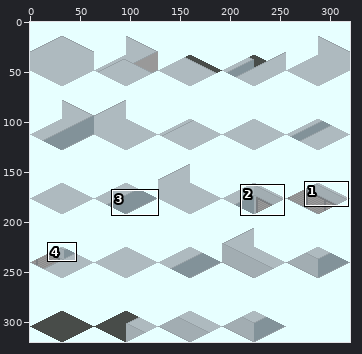
One commit to this sprite sheet: RE_Amemiya_TSF/RE_Amemiya_TSF_Source.png. Above: a wide view before the commit, with the close-up outlined.
Close-up. Old version:
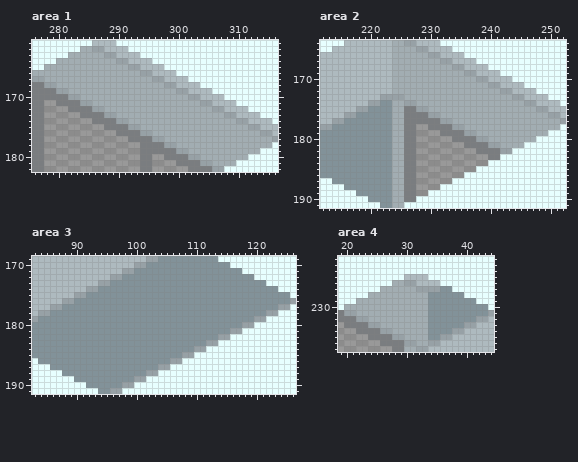
The file is 320x320 pixels. Shown: area 1: x 276..316, y 161..182; area 2: x 212..252, y 164..191; area 3: x 83..126, y 169..191; area 4: x 19..44, y 222..237. The commit also changed other parts of the picture, which this record leaves out.
The result:
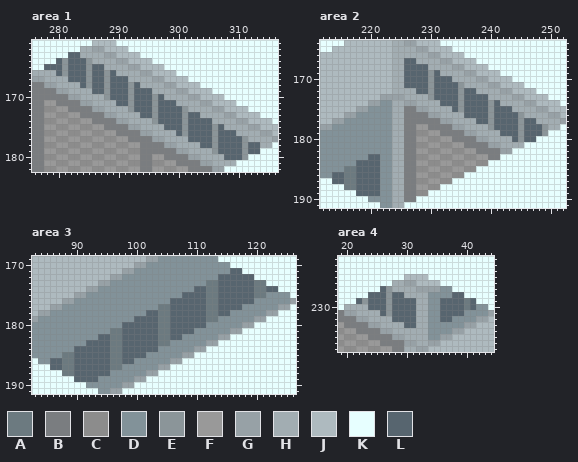
Palette (. is transparent): A #6c7a80  B #7a7d80  C #8c8c8c  D #829299  E #8b9599  F #999999  G #97a1a6  H #a2adb2  J #aebabf  K #e7ffff  L #57656f
Edits made:
Changed rows in their new state; - is an unchanged pixel.
Area 1:
first column x 278:
163 ----LL------------------------------
164 --LELLLE----------------------------
165 LLLELLLELL--------------------------
166 --LELLLELLEL------------------------
167 ----LLLELLELLL----------------------
168 ------LELLELLLEL--------------------
169 --------LLELLLELLL------------------
170 ----------ELLLELLLEL----------------
171 ------------LLELLLELLL--------------
172 --------------ELLLELLLLE------------
173 ----------------LLELLLLELL----------
174 ------------------ELLLLELLLL--------
175 --------------------LLLELLLLEL------
176 ----------------------LELLLLELLL----
177 ------------------------LLLLELLLLE--
178 --------------------------LLELLLLELL
179 ----------------------------ELLLLELL
180 ------------------------------LLLE--
Area 2:
first column x 214:
167 ------------LL----------------------
168 ------------LLLL--------------------
169 ------------LLLLEL------------------
170 ------------LLLLELLL----------------
171 ------------LLLLELLLLE--------------
172 --------------LLELLLLELL------------
173 ----------------ELLLLELLLL----------
174 ------------------LLLELLLLEL--------
175 --------------------LELLLLELLL------
176 ----------------------LLLLELLLLE----
177 ------------------------LLELLLLELL--
178 --------------------------ELLLLELLLE
179 ----------------------------LLLELLLE
180 ------------------------------LELL--
183 ------LL----------------------------
184 ----LLLL----------------------------
185 --AALLLL----------------------------
186 LLAALLLL----------------------------
187 LLAALLLL----------------------------
188 --AALLLL----------------------------
189 ----LLLL----------------------------
Area 3:
first column x 86:
171 ------------------------------LL------
172 ----------------------------LLLLLL----
173 --------------------------AALLLLLLAA--
174 ------------------------LLAALLLLLLAALL
175 ----------------------LLLLAALLLLLLAA--
176 --------------------LLLLLLAALLLLLL----
177 ------------------AALLLLLLAALLLL------
178 ----------------LLAALLLLLLAALL--------
179 --------------LLLLAALLLLLLAA----------
180 ------------LLLLLLAALLLLLL------------
181 ----------AALLLLLLAALLLL--------------
182 --------LLAALLLLLLAALL----------------
183 ------LLLLAALLLLLLAA------------------
184 ----LLLLLLAALLLLLL--------------------
185 --AALLLLLLAALLLL----------------------
186 LLAALLLLLLAALL------------------------
187 LLAALLLLLLAA--------------------------
188 --AALLLLLL----------------------------
189 ----LLLL------------------------------
Area 4:
first column x 22:
227 ----LE--------------
228 --LLLELL--------LL--
229 LELLLELLLL----LLLLAL
230 --LLLELLLL----LLLLAL
231 ----LELLLL----LLLL--
232 ------LLLL----LL----
233 --------LL----------
Changed places in both close-ups, as pixel boxes (x1, y1, x2, y2):
changed: (44, 52, 260, 160)
changed: (404, 58, 548, 142)
changed: (332, 154, 380, 196)
changed: (50, 268, 278, 382)
changed: (356, 286, 476, 328)
